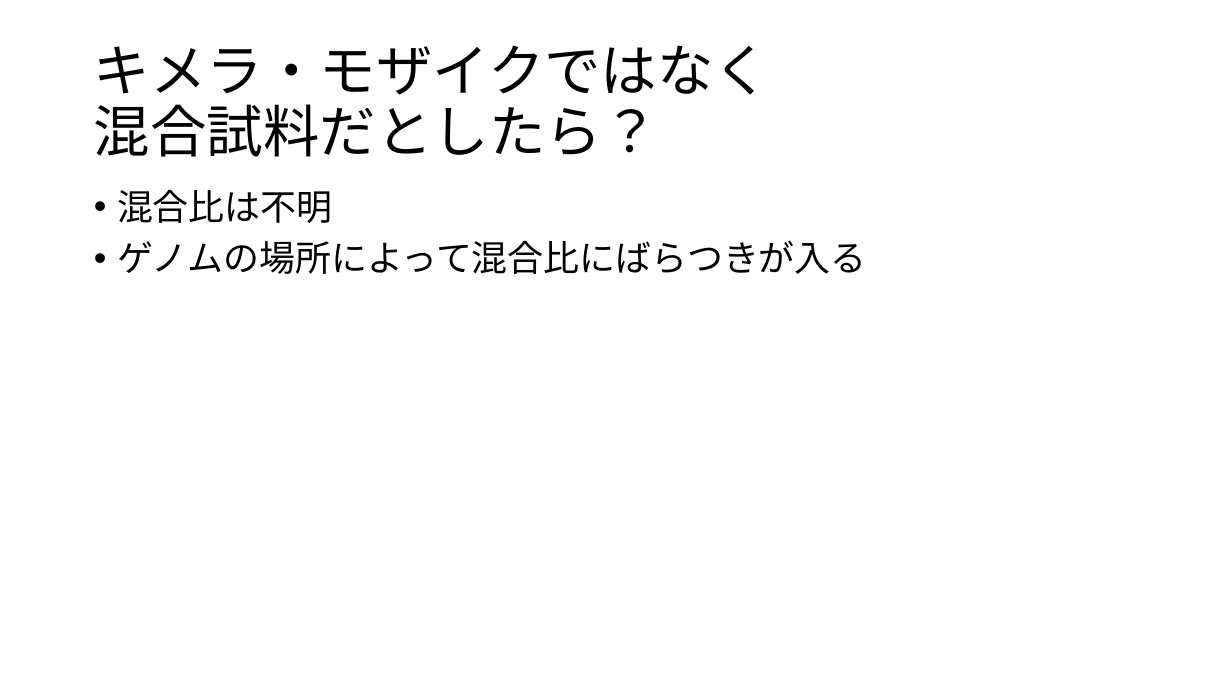
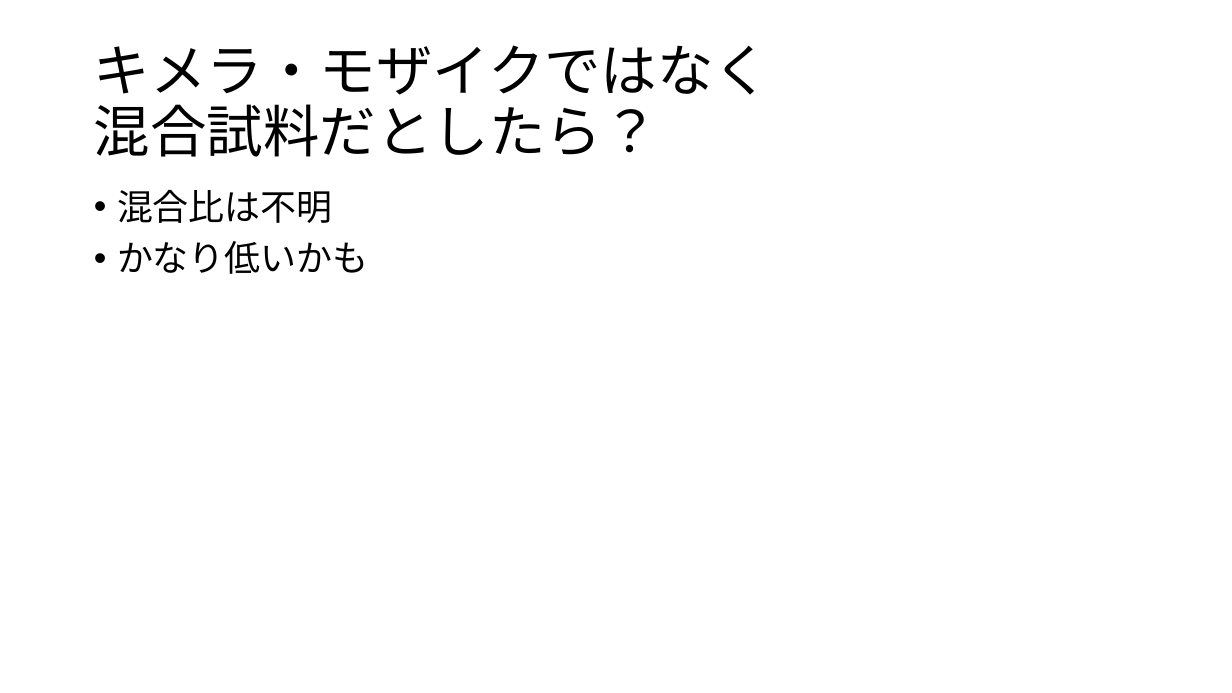
Before and after one commit to ryamada22/atom, a slide deck: slide 32 of Lectures2019/chimeraNGStyping2020Jan.pptx (slide 27 before the commit). Drawn at 1232x693 pixels with LibreOffice and Linux fonts; fonts in the diff are those of the drawing. Boxes give left, top, right and bottom in pixels: in the first picture for what was removed or moved away, otherwise in the second. Text is boxed around its words. In the diff, an @@ line names an element or a change of style, - is before the commit and + after.

```diff
--- a/Lectures2019/chimeraNGStyping2020Jan.pptx
+++ b/Lectures2019/chimeraNGStyping2020Jan.pptx
@@ text at bbox=[117, 241, 368, 274]: text changed @@
-• ゲノムの場所によって混合比にばらつきが入る
+• かなり低いかも
```
Also in this commit, not shown: 2 other slides changed, 9 slides added, 1 other file.
